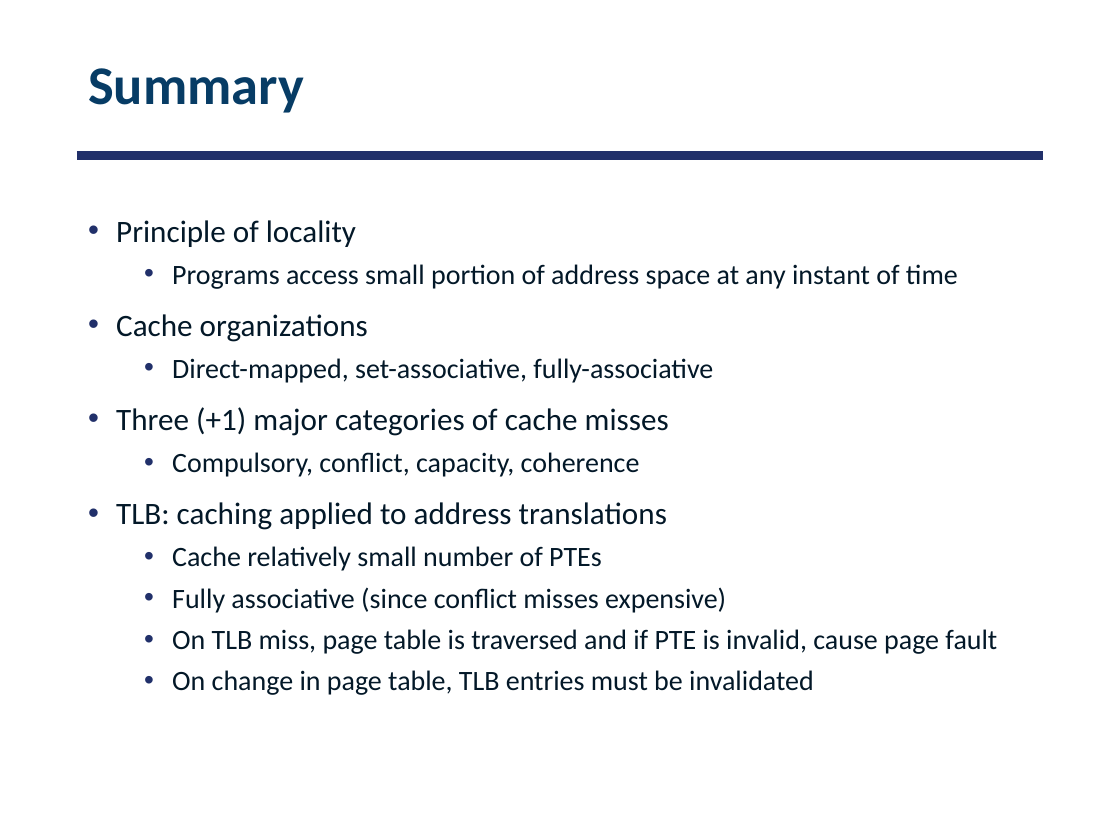
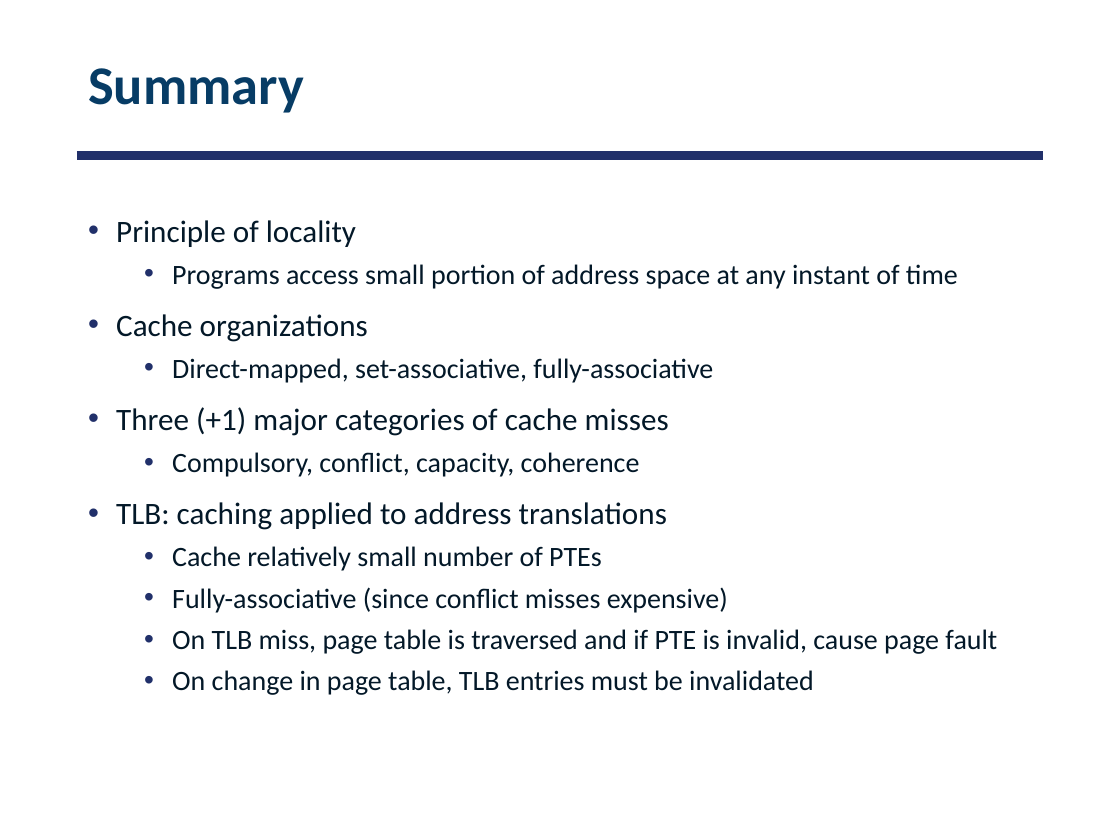
Before and after one commit to smajidzahedi/ECE350, a slide deck: slide 53 of 08-caching.pptx. Drawn at 1120x840 pixels with LibreOffice and Linux fonts; fonts in the diff are those of the drawing. Boxes give left, top, right and bottom in pixels: in the first picture for what was removed or moved away, otherwise in the second. Text is boxed around its words. In the diff, an @@ line names an element or a change of style, - is before the commit and + after.

Commit message:
fixed typos during lecture

```diff
--- a/08-caching.pptx
+++ b/08-caching.pptx
@@ text at (x1=172, y1=587, x2=728, y2=613): text changed @@
-  • Fully associative (since conflict misses expensive)
+  • Fully-associative (since conflict misses expensive)
```
Also in this commit, not shown: 8 other slides changed, 3 other files.
